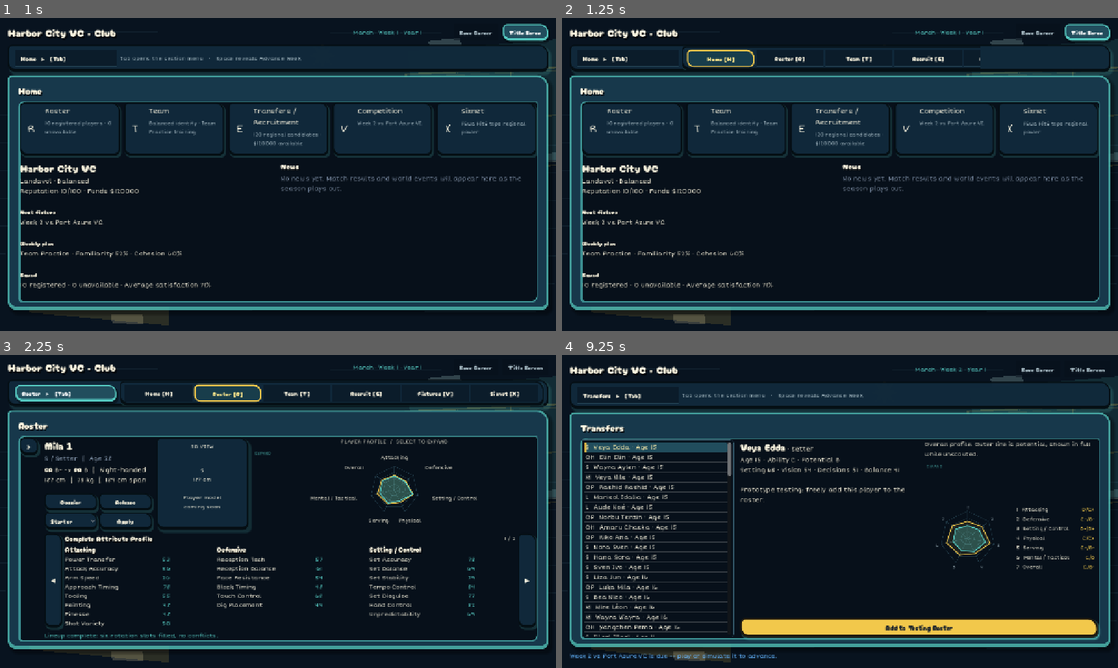
Above: before the commit, frames 1-4 (two rows, left to right).
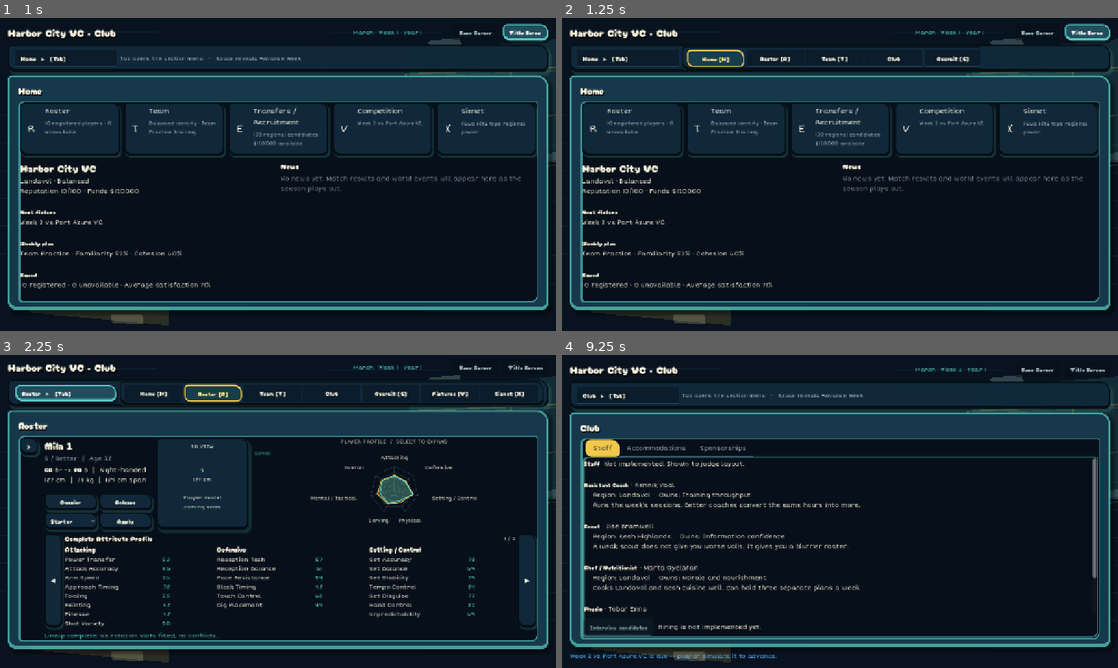
Above: after the commit, the same moments.

Repository: iracarranza/volley-world-manager
Game: Godot game, scene res://tools/preview/dashboard_preview.tscn
The game is run twice, just before and just after one commit, with the same random seed, the same clock (stepped at 60 frames per second) and the same inputs. This scene is started directly instead of the project's main scene.
Inputs:
- Up to frame 1 (1 s): click "Title Screen" at 0.5 s
- Up to frame 2 (1.25 s): no input
- Up to frame 3 (2.25 s): click "Home [H]" at 1.25 s; click "Roster ▸ [Tab]" at 2 s
- Up to frame 4 (9.25 s): click "Roster [R]" at 2.75 s; click ">" at 3.5 s; click "Dossier" at 4.25 s; click "< Collapse roster" at 5 s; click "Team ▸ [Tab]" at 5.75 s; click "Jump to Competition ▸" at 6.5 s; click "Play Match" at 7.25 s; click "None" at 8 s; click "Team Practice" at 8.75 s

Frame 1 is identical in both runs. In frame 2, 0.5% of the frame differs, in the area x 25-76%, y 10-16%; in frame 3, 0.9%; in frame 4, 15%, in the area x 3-97%, y 12-92%.

Commit message:
Add a Club tab: staff, accommodations, sponsorships, all inert
The three systems drafted in CLUB_LIFE.md now exist in the menus as
layout, so they can be judged as UI rather than as a document nobody
opens. Nothing here persists and nothing reaches the simulation.

`Club` sits between Team and Transfers in the nav and holds Staff,
Accommodations and Sponsorships as sub-tabs -- the same TabContainer
shape Team already uses for its three.

One structural note, commented at the `names` array so nobody
"corrects" it later: the section is appended *last* in `Sections` so the
existing six keep their tab indices, while its nav button sits where a
reader expects it. Nav order and tab order are independent here.

What each panel shows:

- Staff. Four roles with names, regions, and the one resource each owns.
  The scout's line carries the idea that matters -- a weak scout does not
  give you worse volis, it gives you a blurrier roster.
- Accommodations. A meal dropdown and the paste board as chips with
  percentages, both disabled, plus a sample squad reaction in which one
  voli claims an allergy and a note underneath says it may not be true.
  That is unreliable self-report made visible rather than described.
- Sponsorships. Active quests with progress, and an offer annotated as
  colliding with what the chef would otherwise cook -- so the
  cross-system tension is legible before either system exists.

Every panel labels itself "Not implemented. Shown to judge layout." A
stub that does not announce itself is indistinguishable from a feature
that is broken, and this session produced two bugs that looked exactly
like unfinished features.

The preview harness gains the three Club states, so they appear in future
gallery regenerations instead of needing a manual capture.

Known layout issue, not a bug: the Accommodations panel scrolls at
1600x900 and cuts off the squad reaction. Moving that block beside the
prose rather than below it is the likely fix, and it is the same
"expand menus that scroll" note from the earlier UI pass.

793 checks, 792 passing -- the failure is the attack-symmetry ratchet
carried in from 75d0ca0. No dangling unique names; the UI binding
validation passes.

Co-Authored-By: Claude Opus 5 <noreply@anthropic.com>
Claude-Session: https://claude.ai/code/session_0197KZ6RDwTpMdR7xHdkkPxn

Diff:
--- a/scenes/screens/career_dashboard.gd
+++ b/scenes/screens/career_dashboard.gd
@@ -137,6 +137,11 @@
 @onready var lineup_status_option: OptionButton = %LineupStatusOption
 @onready var roster_status_label: Label = %RosterStatusLabel
 @onready var team_summary: RichTextLabel = %TeamSummary
+@onready var staff_summary: RichTextLabel = %StaffSummary
+@onready var meal_option: OptionButton = %MealOption
+@onready var paste_row: HBoxContainer = %PasteRow
+@onready var accommodations_summary: RichTextLabel = %AccommodationsSummary
+@onready var sponsorship_summary: RichTextLabel = %SponsorshipSummary
 @onready var identity_finance_panel: RichTextLabel = %IdentityFinancePanel
 @onready var training_option: OptionButton = %TrainingOption
 @onready var training_description: Label = %TrainingDescription
@@ -171,7 +176,8 @@
 
 
 func _ready() -> void:
-	for button in [%HomeNav, %RosterNav, %TeamNav, %TransfersNav, %CompetitionNav, %SixnetNav]:
+	for button in [%HomeNav, %RosterNav, %TeamNav, %ClubNav, %TransfersNav,
+			%CompetitionNav, %SixnetNav]:
 		button.pressed.connect(_navigate.bind(button.get_meta("section")))
 		_nav_buttons.append(button)
 	current_section_button.pressed.connect(_toggle_nav_dropdown)
@@ -425,7 +431,12 @@
 
 
 func _navigate(section_name: String) -> void:
-	var names := ["Home", "Roster", "Team", "Transfers", "Competition", "Sixnet"]
+	## Order here is tab index, not menu order. `Club` was appended to the
+	## `Sections` container so the existing six kept their indices, while its nav
+	## button sits between Team and Transfers where it belongs to a reader.
+	var names := [
+		"Home", "Roster", "Team", "Transfers", "Competition", "Sixnet", "Club",
+	]
 	sections.current_tab = maxi(names.find(section_name), 0)
 	current_section_button.text = "%s   ▸   [Tab]" % section_name
 	## Every nav button and every keyboard shortcut routes through here, so
@@ -434,6 +445,130 @@
 		button.button_pressed = str(button.get_meta("section")) == section_name
 	_close_nav_dropdown()
 	section_title.text = section_name
+	if section_name == "Club":
+		_refresh_club()
+
+
+
+## The Club section: staff, accommodations, sponsorships.
+##
+## Deliberately inert. Every control here is laid out and populated with
+## plausible sample data, nothing persists, and nothing reaches the simulation.
+## The point is to see the shape and judge the information density before any of
+## it is built -- and to make the systems visible as *intended* rather than
+## leaving them as a doc nobody opens.
+##
+## Every panel says so on its own face. A stub that does not announce itself is
+## indistinguishable from a feature that is broken.
+const CLUB_UNBUILT := "[i]Not implemented. Shown to judge layout.[/i]"
+
+## Sample staff. Four roles, each owning one resource -- see CLUB_LIFE.md.
+const SAMPLE_STAFF: Array = [
+	["Assistant Coach", "Rennik Vaal", "Landavol", "Training throughput",
+		"Runs the week's sessions. Better coaches convert the same hours into more."],
+	["Scout", "Ilse Bramwell", "Kesh Highlands", "Information confidence",
+		"A weak scout does not give you worse volis. It gives you a blurrier roster."],
+	["Chef / Nutritionist", "Marta Oyelaran", "Landavol", "Morale and nourishment",
+		"Cooks Landavol and Kesh cuisine well. Can hold three separate plans a week."],
+	["Physio", "Tobar Enns", "Sud Marine", "Condition and recovery",
+		"Owns fatigue. Occasionally owns the complaints that follow it."],
+]
+
+const SAMPLE_MEALS: Array[String] = [
+	"Supergruel", "Field rations", "Canteen standard", "Prepared table",
+	"Vollyslommy",
+]
+
+## Two to four pastes on a block, bounded by the chef. Sample mix only.
+const SAMPLE_PASTES: Array = [
+	["Sharp ferment", 40], ["Smoky char", 25], ["Clean umami", 20],
+]
+
+
+func _refresh_club() -> void:
+	_refresh_staff()
+	_refresh_accommodations()
+	_refresh_sponsorships()
+
+
+func _refresh_staff() -> void:
+	var lines: Array[String] = ["[b]Staff[/b]  %s" % CLUB_UNBUILT, ""]
+	for entry in SAMPLE_STAFF:
+		lines.append("[b]%s[/b] · %s" % [str(entry[0]), str(entry[1])])
+		lines.append("    Region: %s    Owns: %s" % [str(entry[2]), str(entry[3])])
+		lines.append("    [i]%s[/i]" % str(entry[4]))
+		lines.append("")
+	lines.append("Four roles, two tiers. Two make volis better; two keep them")
+	lines.append("knowable and available.")
+	staff_summary.text = "\n".join(lines)
+
+
+func _refresh_accommodations() -> void:
+	if meal_option.item_count == 0:
+		for meal in SAMPLE_MEALS:
+			meal_option.add_item(meal)
+		meal_option.selected = 2
+		meal_option.disabled = true
+	## The paste board, as chips. The real control drags pastes onto a food block
+	## and offers a raw number editor for anyone who wants to type the ratio --
+	## operable by feel, inspectable by number, neither the authoritative one.
+	for child in paste_row.get_children():
+		child.queue_free()
+	var caption := Label.new()
+	caption.text = "Pastes"
+	paste_row.add_child(caption)
+	for paste in SAMPLE_PASTES:
+		var chip := Button.new()
+		chip.text = "%s  %d%%" % [str(paste[0]), int(paste[1])]
+		chip.disabled = true
+		paste_row.add_child(chip)
+	var add_chip := Button.new()
+	add_chip.text = "+"
+	add_chip.disabled = true
+	paste_row.add_child(add_chip)
+	accommodations_summary.text = "\n".join([
+		"[b]Accommodations[/b]  %s" % CLUB_UNBUILT,
+		"",
+		"The table is squad-wide by default. Feeding volis separately is possible",
+		"and costs more each time, the way bespoke costs more than mass production.",
+		"",
+		"A block holds two to four pastes; how many is the chef's ceiling. Holding",
+		"one ratio too long sours it, so there is no settled best meal.",
+		"",
+		"[b]Lodging[/b] — home, or a room in a region somebody was not raised in.",
+		"",
+		"Sample squad reaction:",
+		"    Feli · Rusa Kentaro — [i]happy; this is close to home cooking[/i]",
+		"    Vegi · Odile Ferrand — [i]tiring of the ferment[/i]",
+		"    Avi · Sanne Rooijakkers — [i]\"I think I'm allergic to Xervyan food.\"[/i]",
+		"",
+		"[i]That last one may not be true. Volis report what they feel, not what",
+		"is happening to them.[/i]",
+	])
+
+
+func _refresh_sponsorships() -> void:
+	sponsorship_summary.text = "\n".join([
+		"[b]Sponsorships[/b]  %s" % CLUB_UNBUILT,
+		"",
+		"An organisation approaches a [i]voli[/i], not the club, and keeps paying",
+		"only while the terms are met. Failing costs their morale and your standing",
+		"with that sponsor — never the club's survival.",
+		"",
+		"[b]Active[/b]",
+		"    Rusa Kentaro — Harbour Produce Co.",
+		"        Play in 5 consecutive fixtures.        [color=#7fbf6a]4 / 5[/color]",
+		"    Odile Ferrand — Kesh Ironworks",
+		"        Record 20 digs across 5 matches.       [color=#c9a227]11 / 20[/color]",
+		"",
+		"[b]Offered[/b]",
+		"    Sanne Rooijakkers — Vollyslommy Kitchens",
+		"        Keep a sweet paste on the table all month.",
+		"        [i]Collides with what the chef would otherwise cook.[/i]",
+		"",
+		"[i]Requirements a rival's volis are chasing would read fuzzier than this;",
+		"how much you can see is the scout's business.[/i]",
+	])
 
 
 func _refresh_home() -> void:
--- a/scenes/screens/career_dashboard.tscn
+++ b/scenes/screens/career_dashboard.tscn
@@ -729,6 +729,16 @@
 text = "Team [T]"
 metadata/section = "Team"
 
+[node name="ClubNav" type="Button" parent="NavDropdown/NavClip/DropdownPanel/NavMargin/Nav"]
+unique_name_in_owner = true
+custom_minimum_size = Vector2(88, 0)
+layout_mode = 2
+size_flags_horizontal = 3
+toggle_mode = true
+clip_text = true
+text = "Club"
+metadata/section = "Club"
+
 [node name="TransfersNav" type="Button" parent="NavDropdown/NavClip/DropdownPanel/NavMargin/Nav"]
 unique_name_in_owner = true
 custom_minimum_size = Vector2(88, 0)
@@ -758,6 +768,75 @@
 clip_text = true
 text = "Sixnet [X]"
 metadata/section = "Sixnet"
+
+[node name="Club" type="VBoxContainer" parent="Margin/Root/Body/ContentPanel/ContentMargin/Content/Sections"]
+layout_mode = 2
+
+[node name="ClubSubTabs" type="TabContainer" parent="Margin/Root/Body/ContentPanel/ContentMargin/Content/Sections/Club"]
+unique_name_in_owner = true
+layout_mode = 2
+size_flags_vertical = 3
+tabs_visible = true
+
+[node name="Staff" type="VBoxContainer" parent="Margin/Root/Body/ContentPanel/ContentMargin/Content/Sections/Club/ClubSubTabs"]
+layout_mode = 2
+
+[node name="StaffSummary" type="RichTextLabel" parent="Margin/Root/Body/ContentPanel/ContentMargin/Content/Sections/Club/ClubSubTabs/Staff"]
+unique_name_in_owner = true
+layout_mode = 2
+size_flags_vertical = 3
+bbcode_enabled = true
+scroll_active = true
+
+[node name="StaffActions" type="HBoxContainer" parent="Margin/Root/Body/ContentPanel/ContentMargin/Content/Sections/Club/ClubSubTabs/Staff"]
+layout_mode = 2
+
+[node name="HireButton" type="Button" parent="Margin/Root/Body/ContentPanel/ContentMargin/Content/Sections/Club/ClubSubTabs/Staff/StaffActions"]
+unique_name_in_owner = true
+layout_mode = 2
+disabled = true
+text = "Interview candidates"
+
+[node name="StaffNote" type="Label" parent="Margin/Root/Body/ContentPanel/ContentMargin/Content/Sections/Club/ClubSubTabs/Staff/StaffActions"]
+layout_mode = 2
+size_flags_horizontal = 3
+text = "Hiring is not implemented yet."
+
+[node name="Accommodations" type="VBoxContainer" parent="Margin/Root/Body/ContentPanel/ContentMargin/Content/Sections/Club/ClubSubTabs"]
+layout_mode = 2
+
+[node name="MealRow" type="HBoxContainer" parent="Margin/Root/Body/ContentPanel/ContentMargin/Content/Sections/Club/ClubSubTabs/Accommodations"]
+layout_mode = 2
+
+[node name="MealLabel" type="Label" parent="Margin/Root/Body/ContentPanel/ContentMargin/Content/Sections/Club/ClubSubTabs/Accommodations/MealRow"]
+layout_mode = 2
+text = "This week's table"
+
+[node name="MealOption" type="OptionButton" parent="Margin/Root/Body/ContentPanel/ContentMargin/Content/Sections/Club/ClubSubTabs/Accommodations/MealRow"]
+unique_name_in_owner = true
+custom_minimum_size = Vector2(190, 0)
+layout_mode = 2
+
+[node name="PasteRow" type="HBoxContainer" parent="Margin/Root/Body/ContentPanel/ContentMargin/Content/Sections/Club/ClubSubTabs/Accommodations"]
+unique_name_in_owner = true
+layout_mode = 2
+
+[node name="AccommodationsSummary" type="RichTextLabel" parent="Margin/Root/Body/ContentPanel/ContentMargin/Content/Sections/Club/ClubSubTabs/Accommodations"]
+unique_name_in_owner = true
+layout_mode = 2
+size_flags_vertical = 3
+bbcode_enabled = true
+scroll_active = true
+
+[node name="Sponsorships" type="VBoxContainer" parent="Margin/Root/Body/ContentPanel/ContentMargin/Content/Sections/Club/ClubSubTabs"]
+layout_mode = 2
+
+[node name="SponsorshipSummary" type="RichTextLabel" parent="Margin/Root/Body/ContentPanel/ContentMargin/Content/Sections/Club/ClubSubTabs/Sponsorships"]
+unique_name_in_owner = true
+layout_mode = 2
+size_flags_vertical = 3
+bbcode_enabled = true
+scroll_active = true
 
 [node name="AdvanceReveal" type="Control" parent="."]
 unique_name_in_owner = true
--- a/tools/preview/dashboard_preview.gd
+++ b/tools/preview/dashboard_preview.gd
@@ -64,6 +64,13 @@
 			var tabs := _dashboard.find_child("TeamSubTabs", true, false)
 			if tabs != null:
 				tabs.current_tab = maxi(tabs.get_tab_count() - 1, 0)],
+		["12_club_staff", func() -> void: _dashboard._navigate("Club")],
+		["12b_club_food", func() -> void:
+			var t := _dashboard.find_child("ClubSubTabs", true, false)
+			if t != null: t.current_tab = 1],
+		["12c_club_sponsors", func() -> void:
+			var t := _dashboard.find_child("ClubSubTabs", true, false)
+			if t != null: t.current_tab = 2],
 		["12_transfers", func() -> void: _dashboard._navigate("Transfers")],
 		["13_competition", func() -> void: _dashboard._navigate("Competition")],
 		["14_sixnet", func() -> void: _dashboard._navigate("Sixnet")],
